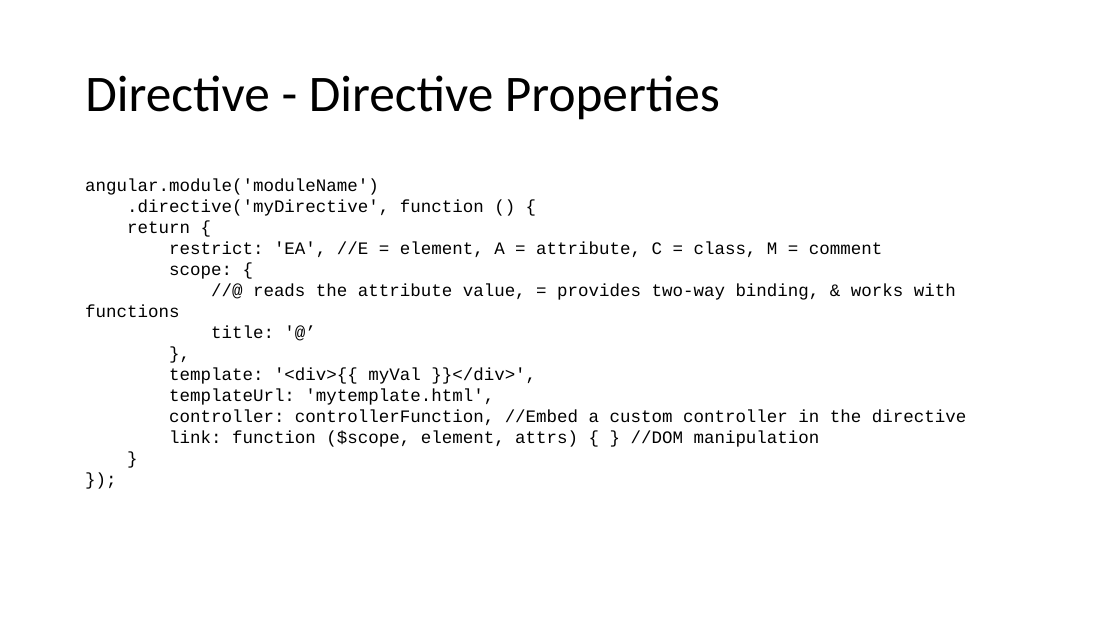
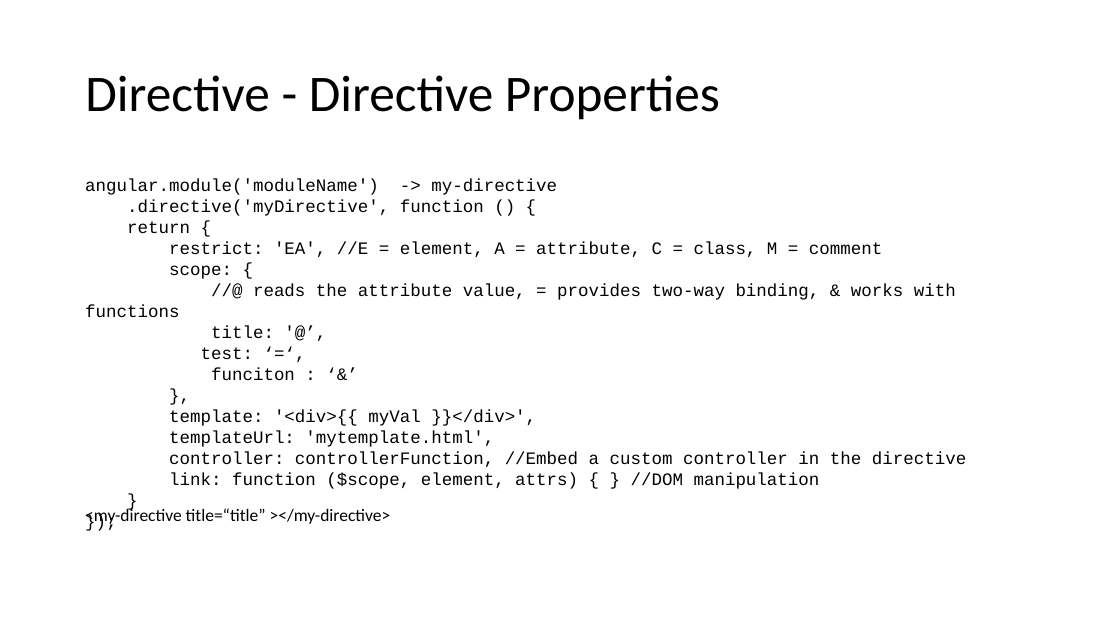
Before and after one commit to juperdog/asc-angular-training, a slide deck: slide 45 of slide/Presentation1.pptx. Drawn at 1120x630 pixels with LibreOffice and Linux fonts; fonts in the diff are those of the drawing. Boxes give left, top, right and bottom in pixels: in the first picture for what was removed or moved away, otherwise in the second. Text is boxed around its words. In the diff, an @@ line names an element or a change of style, - is before the commit and + after.

```diff
--- a/slide/Presentation1.pptx
+++ b/slide/Presentation1.pptx
@@ text at (85, 179, 557, 195): text changed @@
-angular.module('moduleName')
+angular.module('moduleName') -> my-directive
@@ text at (201, 326, 295, 380): text changed @@
-title: '@’
+title: '@’,
+test: ‘=‘,
+funciton : ‘&’
@@ text added at (85, 507, 391, 526), 15 pt, text #000000 @@
+<my-directive title=“title” ></my-directive>
```
Also in this commit, not shown: 3 other slides changed, 10 other files.
